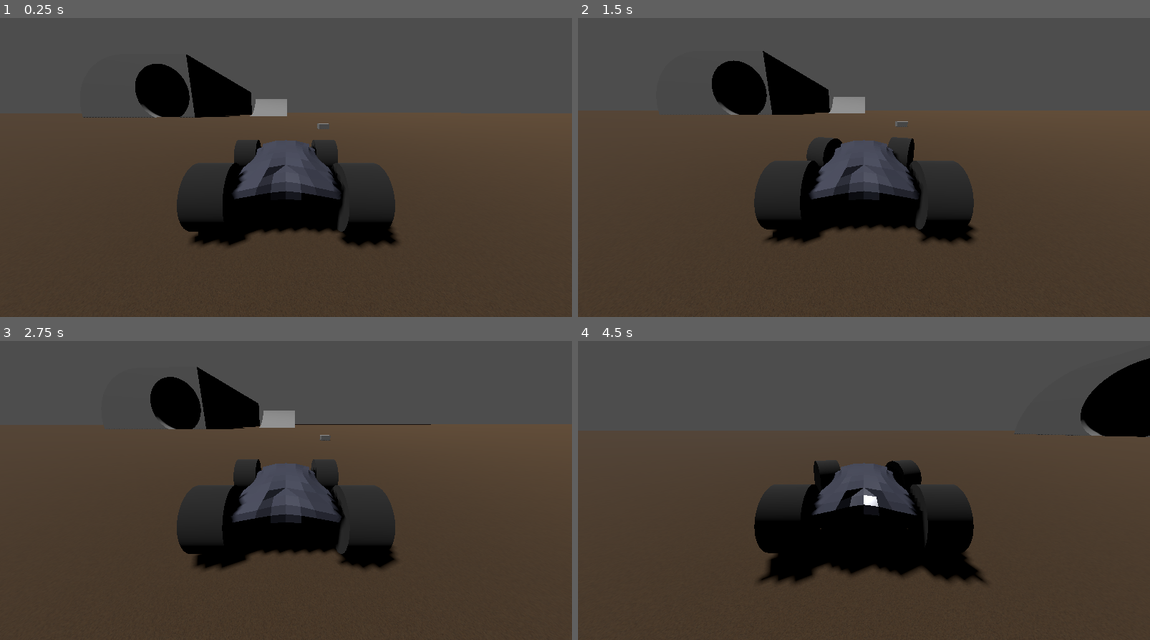
Above: before the commit, frames 1-4 (two rows, left to right).
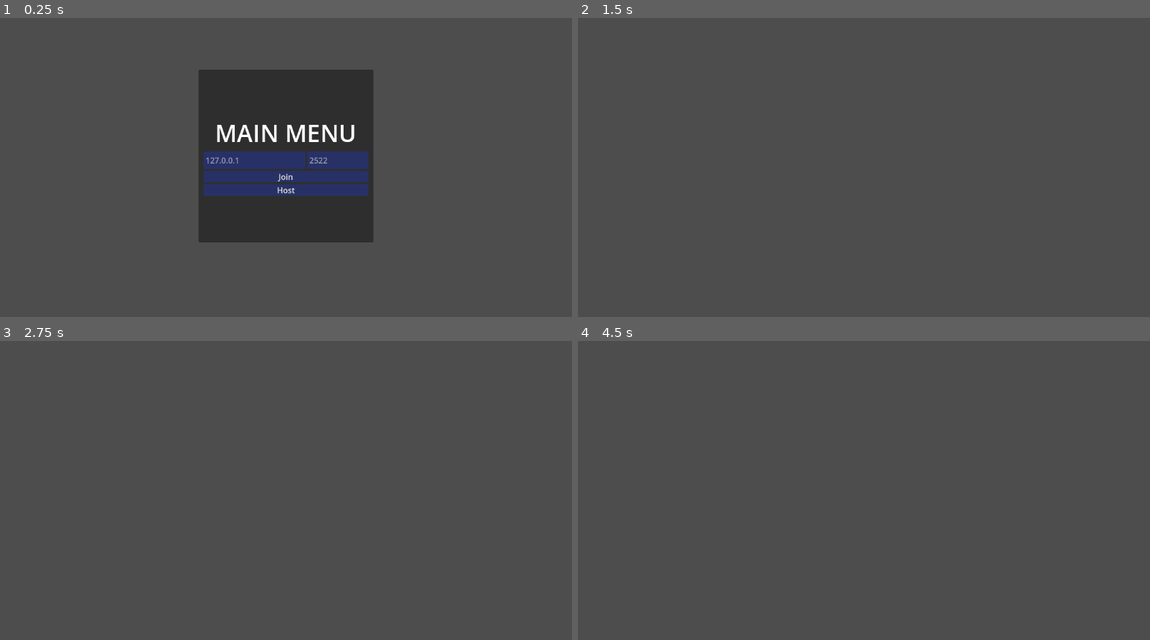
Above: after the commit, the same moments.

Repository: Aadniz/pqcrg
Game: Godot game, scene res://game.tscn
The game is run twice, just before and just after one commit, with the same random seed, the same clock (stepped at 60 frames per second) and the same inputs. Before the commit the project starts from res://map1.tscn.
Inputs (mouse positions are in pixels of both pictures, inside the frame that each line leads up to):
- Up to frame 1 (0.25 s): no input
- Up to frame 2 (1.5 s): click (864, 176) at 0.5 s, where only the run after the commit has a clickable "Join"; hold Right (right) from 1.28 s (still down)
- Up to frame 3 (2.75 s): release Right (right) at 2.03 s; hold Down (backward) from 2.03 s (still down)
- Up to frame 4 (4.5 s): release Down (backward) at 2.78 s; hold Right (right) 2.78-3.53 s; hold W (forward) 3.53-4.28 s; hold Left (left) from 4.28 s (still down)

The runs differ from the first frame. In frame 1, 67% of the frame differs, in the area x 0-100%, y 12-100%; in frame 2, 63%; in frame 3, 66%; in frame 4, 64%.

Commit message:
Multiplayer implemented

Diff:
--- /dev/null
+++ b/game.gd
@@ -0,0 +1,50 @@
+extends Node
+
+var peer = ENetMultiplayerPeer.new()
+@export var player_scene : PackedScene
+@onready var ui = $UI
+@onready var ip_text_edit = $UI/MarginContainer/Panel/MarginContainer/VBoxContainer/HBoxContainer/IpTextEdit
+@onready var port_text_edit = $UI/MarginContainer/Panel/MarginContainer/VBoxContainer/HBoxContainer/PortTextEdit
+
+const PORT = 2522
+const _IP = "127.0.0.1"
+
+# Called when the node enters the scene tree for the first time.
+func _ready():
+	pass # Replace with function body.
+
+
+# Called every frame. 'delta' is the elapsed time since the previous frame.
+func _process(delta):
+	pass
+
+
+func _on_join_button_pressed():
+	var ip = ip_text_edit.get_line(0)
+	var port = port_text_edit.get_line(0)
+	if (port == ""):
+		port = PORT
+	if (ip == ""):
+		ip = _IP
+	peer.create_client(ip, int(port))
+	multiplayer.multiplayer_peer = peer
+	ui.hide()
+
+
+func _on_host_button_pressed():
+	var port = port_text_edit.get_line(0)
+	if (port == ""):
+		port = PORT
+	peer.create_server(int(port))
+	multiplayer.multiplayer_peer = peer
+	# physically spawn a player
+	multiplayer.peer_connected.connect(add_player)
+	# Spawn itself
+	add_player()
+	ui.hide()
+
+func add_player(id=1):
+	var player = player_scene.instantiate()
+	player.name = str(id)
+	#if is_multiplayer_authority():
+	call_deferred("add_child", player)
--- /dev/null
+++ b/game.tscn
@@ -0,0 +1,105 @@
+[gd_scene load_steps=7 format=3 uid="uid://drjo36pnay0kq"]
+
+[ext_resource type="Script" path="res://game.gd" id="1_04fbu"]
+[ext_resource type="PackedScene" uid="uid://br5355bilf02q" path="res://map1.tscn" id="1_jinpw"]
+[ext_resource type="PackedScene" uid="uid://b6nicylmfjx7j" path="res://player.tscn" id="2_3b7ii"]
+[ext_resource type="Script" path="res://menu.gd" id="4_wbwl5"]
+
+[sub_resource type="StyleBoxFlat" id="StyleBoxFlat_t88ej"]
+bg_color = Color(0.157331, 0.193666, 0.402028, 1)
+
+[sub_resource type="StyleBoxFlat" id="StyleBoxFlat_ut22x"]
+bg_color = Color(0.157331, 0.193666, 0.402028, 1)
+
+[node name="Node" type="Node"]
+script = ExtResource("1_04fbu")
+player_scene = ExtResource("2_3b7ii")
+
+[node name="Map" parent="." instance=ExtResource("1_jinpw")]
+
+[node name="UI" type="Control" parent="."]
+layout_mode = 3
+anchors_preset = 15
+anchor_right = 1.0
+anchor_bottom = 1.0
+grow_horizontal = 2
+grow_vertical = 2
+script = ExtResource("4_wbwl5")
+player_scene = ExtResource("2_3b7ii")
+
+[node name="MarginContainer" type="MarginContainer" parent="UI"]
+layout_mode = 1
+anchors_preset = 15
+anchor_right = 1.0
+anchor_bottom = 1.0
+grow_horizontal = 2
+grow_vertical = 2
+theme_override_constants/margin_left = 400
+theme_override_constants/margin_top = 150
+theme_override_constants/margin_right = 400
+theme_override_constants/margin_bottom = 150
+
+[node name="Panel" type="Panel" parent="UI/MarginContainer"]
+layout_mode = 2
+
+[node name="MarginContainer" type="MarginContainer" parent="UI/MarginContainer/Panel"]
+layout_mode = 1
+anchors_preset = 15
+anchor_right = 1.0
+anchor_bottom = 1.0
+grow_horizontal = 2
+grow_vertical = 2
+theme_override_constants/margin_left = 10
+theme_override_constants/margin_top = 10
+theme_override_constants/margin_right = 10
+theme_override_constants/margin_bottom = 10
+
+[node name="VBoxContainer" type="VBoxContainer" parent="UI/MarginContainer/Panel/MarginContainer"]
+layout_mode = 2
+alignment = 1
+
+[node name="Title" type="RichTextLabel" parent="UI/MarginContainer/Panel/MarginContainer/VBoxContainer"]
+layout_mode = 2
+size_flags_horizontal = 4
+theme_override_font_sizes/normal_font_size = 48
+text = "MAIN MENU"
+fit_content = true
+scroll_active = false
+autowrap_mode = 0
+
+[node name="HBoxContainer" type="HBoxContainer" parent="UI/MarginContainer/Panel/MarginContainer/VBoxContainer"]
+layout_mode = 2
+
+[node name="IpTextEdit" type="TextEdit" parent="UI/MarginContainer/Panel/MarginContainer/VBoxContainer/HBoxContainer"]
+layout_mode = 2
+size_flags_horizontal = 3
+theme_override_colors/background_color = Color(0.156863, 0.192157, 0.403922, 1)
+placeholder_text = "127.0.0.1"
+scroll_fit_content_height = true
+caret_type = 1
+
+[node name="PortTextEdit" type="TextEdit" parent="UI/MarginContainer/Panel/MarginContainer/VBoxContainer/HBoxContainer"]
+layout_mode = 2
+size_flags_horizontal = 3
+size_flags_stretch_ratio = 0.6
+theme_override_colors/background_color = Color(0.157331, 0.193666, 0.402028, 1)
+placeholder_text = "2522"
+scroll_fit_content_height = true
+caret_type = 1
+
+[node name="JoinButton" type="Button" parent="UI/MarginContainer/Panel/MarginContainer/VBoxContainer"]
+layout_mode = 2
+theme_override_styles/normal = SubResource("StyleBoxFlat_t88ej")
+text = "Join"
+
+[node name="HostButton" type="Button" parent="UI/MarginContainer/Panel/MarginContainer/VBoxContainer"]
+layout_mode = 2
+theme_override_styles/normal = SubResource("StyleBoxFlat_ut22x")
+text = "Host"
+
+[node name="MultiplayerSpawner" type="MultiplayerSpawner" parent="."]
+_spawnable_scenes = PackedStringArray("res://player.tscn")
+spawn_path = NodePath("..")
+
+[connection signal="pressed" from="UI/MarginContainer/Panel/MarginContainer/VBoxContainer/JoinButton" to="." method="_on_join_button_pressed"]
+[connection signal="pressed" from="UI/MarginContainer/Panel/MarginContainer/VBoxContainer/HostButton" to="." method="_on_host_button_pressed"]
--- a/map1.tscn
+++ b/map1.tscn
@@ -1,9 +1,9 @@
-[gd_scene load_steps=12 format=3 uid="uid://br5355bilf02q"]
+[gd_scene load_steps=11 format=3 uid="uid://br5355bilf02q"]
 
 [ext_resource type="Texture2D" uid="uid://b8jeyucnc7225" path="res://Tileable classic sand texture.jpg" id="1_ynt2c"]
-[ext_resource type="PackedScene" uid="uid://b6nicylmfjx7j" path="res://player.tscn" id="2_gjil3"]
 
 [sub_resource type="BoxMesh" id="BoxMesh_cymr7"]
+lightmap_size_hint = Vector2i(14, 21)
 
 [sub_resource type="ConcavePolygonShape3D" id="ConcavePolygonShape3D_qt5jc"]
 data = PackedVector3Array(-0.5, 0.5, 0.5, 0.5, 0.5, 0.5, -0.5, -0.5, 0.5, 0.5, 0.5, 0.5, 0.5, -0.5, 0.5, -0.5, -0.5, 0. …(500 unchanged characters)…
@@ -38,10 +38,6 @@
 [node name="DirectionalLight3D" type="DirectionalLight3D" parent="."]
 transform = Transform3D(0.882693, -0.422965, -0.204824, 0, -0.435844, 0.900022, -0.469949, -0.794444, -0.384717, 0, 20.9545, 0)
 shadow_enabled = true
-
-[node name="VehicleBody3D" parent="." instance=ExtResource("2_gjil3")]
-transform = Transform3D(1, 0, 0, 0, 1, 0, 0, 0, 1, -0.346471, 0.827439, -0.721645)
-center_of_mass = Vector3(0.2, -0.1, 0)
 
 [node name="Map" type="Node" parent="."]
 
--- /dev/null
+++ b/menu.gd
@@ -0,0 +1,22 @@
+extends Control
+
+var peer = ENetMultiplayerPeer.new()
+@export var player_scene : PackedScene
+
+@onready var ip_text_edit = $MarginContainer/Panel/MarginContainer/VBoxContainer/HBoxContainer/IpTextEdit
+@onready var port_text_edit = $MarginContainer/Panel/MarginContainer/VBoxContainer/HBoxContainer/PortTextEdit
+
+const PORT = 2522
+const _IP = "127.0.0.1"
+
+# Called when the node enters the scene tree for the first time.
+func _ready():
+	pass # Replace with function body.
+
+
+# Called every frame. 'delta' is the elapsed time since the previous frame.
+func _process(delta):
+	pass
+
+func hide_ui():
+	hide()
--- /dev/null
+++ b/menu.tscn
@@ -0,0 +1,94 @@
+[gd_scene load_steps=6 format=3 uid="uid://cfwq0r0jq6ct5"]
+
+[ext_resource type="Script" path="res://menu.gd" id="1_ix47l"]
+[ext_resource type="PackedScene" uid="uid://b6nicylmfjx7j" path="res://player.tscn" id="2_01x4e"]
+
+[sub_resource type="StyleBoxFlat" id="StyleBoxFlat_2i1i4"]
+bg_color = Color(0.0538233, 0.0921524, 0.159106, 1)
+
+[sub_resource type="StyleBoxFlat" id="StyleBoxFlat_t88ej"]
+bg_color = Color(0.157331, 0.193666, 0.402028, 1)
+
+[sub_resource type="StyleBoxFlat" id="StyleBoxFlat_ut22x"]
+bg_color = Color(0.157331, 0.193666, 0.402028, 1)
+
+[node name="Control" type="Control"]
+layout_mode = 3
+anchors_preset = 15
+anchor_right = 1.0
+anchor_bottom = 1.0
+grow_horizontal = 2
+grow_vertical = 2
+script = ExtResource("1_ix47l")
+player_scene = ExtResource("2_01x4e")
+
+[node name="MarginContainer" type="MarginContainer" parent="."]
+layout_mode = 1
+anchors_preset = 15
+anchor_right = 1.0
+anchor_bottom = 1.0
+grow_horizontal = 2
+grow_vertical = 2
+theme_override_constants/margin_left = 400
+theme_override_constants/margin_top = 150
+theme_override_constants/margin_right = 400
+theme_override_constants/margin_bottom = 150
+
+[node name="Panel" type="Panel" parent="MarginContainer"]
+layout_mode = 2
+theme_override_styles/panel = SubResource("StyleBoxFlat_2i1i4")
+
+[node name="MarginContainer" type="MarginContainer" parent="MarginContainer/Panel"]
+layout_mode = 1
+anchors_preset = 15
+anchor_right = 1.0
+anchor_bottom = 1.0
+grow_horizontal = 2
+grow_vertical = 2
+theme_override_constants/margin_left = 10
+theme_override_constants/margin_top = 10
+theme_override_constants/margin_right = 10
+theme_override_constants/margin_bottom = 10
+
+[node name="VBoxContainer" type="VBoxContainer" parent="MarginContainer/Panel/MarginContainer"]
+layout_mode = 2
+alignment = 1
+
+[node name="Title" type="RichTextLabel" parent="MarginContainer/Panel/MarginContainer/VBoxContainer"]
+layout_mode = 2
+size_flags_horizontal = 4
+theme_override_font_sizes/normal_font_size = 48
+text = "MAIN MENU"
+fit_content = true
+scroll_active = false
+autowrap_mode = 0
+
+[node name="HBoxContainer" type="HBoxContainer" parent="MarginContainer/Panel/MarginContainer/VBoxContainer"]
+layout_mode = 2
+
+[node name="IpTextEdit" type="TextEdit" parent="MarginContainer/Panel/MarginContainer/VBoxContainer/HBoxContainer"]
+layout_mode = 2
+size_flags_horizontal = 3
+theme_override_colors/background_color = Color(0.156863, 0.192157, 0.403922, 1)
+placeholder_text = "127.0.0.1"
+scroll_fit_content_height = true
+caret_type = 1
+
+[node name="PortTextEdit" type="TextEdit" parent="MarginContainer/Panel/MarginContainer/VBoxContainer/HBoxContainer"]
+layout_mode = 2
+size_flags_horizontal = 3
+size_flags_stretch_ratio = 0.6
+theme_override_colors/background_color = Color(0.157331, 0.193666, 0.402028, 1)
+placeholder_text = "2522"
+scroll_fit_content_height = true
+caret_type = 1
+
+[node name="JoinButton" type="Button" parent="MarginContainer/Panel/MarginContainer/VBoxContainer"]
+layout_mode = 2
+theme_override_styles/normal = SubResource("StyleBoxFlat_t88ej")
+text = "Join"
+
+[node name="HostButton" type="Button" parent="MarginContainer/Panel/MarginContainer/VBoxContainer"]
+layout_mode = 2
+theme_override_styles/normal = SubResource("StyleBoxFlat_ut22x")
+text = "Host"
--- a/player.gd
+++ b/player.gd
@@ -1,4 +1,7 @@
 extends VehicleBody3D
+
+@onready var camera_3d = $Node3D/SpringArm3D/Camera3D
+
 
 const MAX_STEER = 0.8
 const ENGINE_POWER = 300
@@ -8,14 +11,19 @@
 
 # Called when the node enters the scene tree for the first time.
 func _ready():
-	pass # Replace with function body.
+	#position += Vector3(RandomNumberGenerator.new().randf_range(-10.0, 10.0),0,0)
+	camera_3d.current = is_multiplayer_authority()
 
+func _enter_tree():
+	set_multiplayer_authority(name.to_int())
 
 # Called every frame. 'delta' is the elapsed time since the previous frame.
 func _process(delta):
 	pass
 
 func _physics_process(delta):
+	if !is_multiplayer_authority():
+		return
 	steering = move_toward(steering, Input.get_axis("right","left")*MAX_STEER,delta*2.5)
 	engine_force = Input.get_axis("backward","forward") * ENGINE_POWER
 	var speed = get_linear_velocity()
--- a/player.tscn
+++ b/player.tscn
@@ -17,6 +17,14 @@
 
 [sub_resource type="ConvexPolygonShape3D" id="ConvexPolygonShape3D_73qk1"]
 points = PackedVector3Array(1.95743, 1.19207, -0.21214, 2.06919, 1.0604, 0.361271, 3.83573, -0.47637, -0.765852, -1.728 …(864 unchanged characters)…
+
+[sub_resource type="SceneReplicationConfig" id="SceneReplicationConfig_s5f4k"]
+properties/0/path = NodePath(".:position")
+properties/0/spawn = true
+properties/0/replication_mode = 1
+properties/1/path = NodePath(".:rotation")
+properties/1/spawn = true
+properties/1/replication_mode = 1
 
 [node name="VehicleBody3D" type="VehicleBody3D"]
 center_of_mass_mode = 1
@@ -102,4 +110,7 @@
 transform = Transform3D(-1.04781e-08, 0, -1.60316, 0, 0.33, 0, 0.239711, 0, -7.00762e-08, -0.114463, 0.0294671, -0.243708)
 shape = SubResource("ConvexPolygonShape3D_73qk1")
 
+[node name="MultiplayerSynchronizer" type="MultiplayerSynchronizer" parent="."]
+replication_config = SubResource("SceneReplicationConfig_s5f4k")
+
 [editable path="car"]
--- a/project.godot
+++ b/project.godot
@@ -11,7 +11,7 @@
 [application]
 
 config/name="pqcrg"
-run/main_scene="res://map1.tscn"
+run/main_scene="res://game.tscn"
 config/features=PackedStringArray("4.2", "Forward Plus")
 config/icon="res://icon.svg"
 
Not shown: 1 places in player.tscn that only renumber resources
